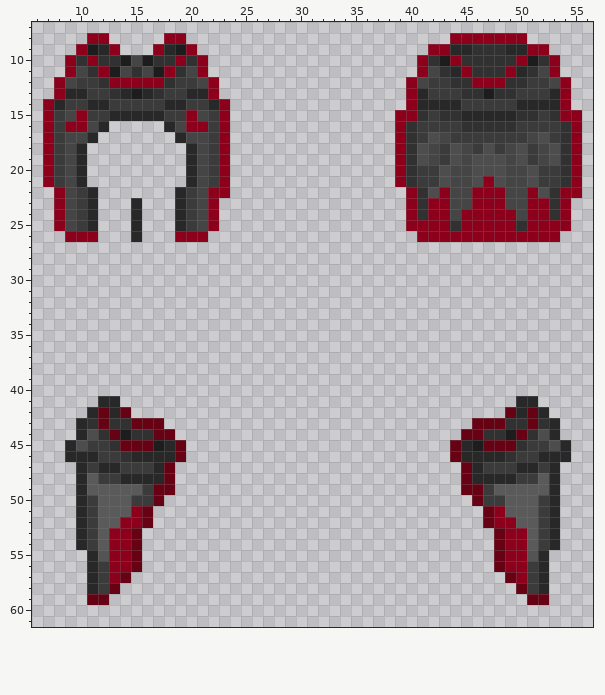
Pixel-art sprite -- Resources/Textures/Clothing/Neck/Cloaks/hos.rsi/equipped-NECK.png. The picture above is the old version.
The file is 64x64 pixels. Colours within 5 levels of each other are drawn and written as one. Shown: x 6..56, y 7..61.
New version:
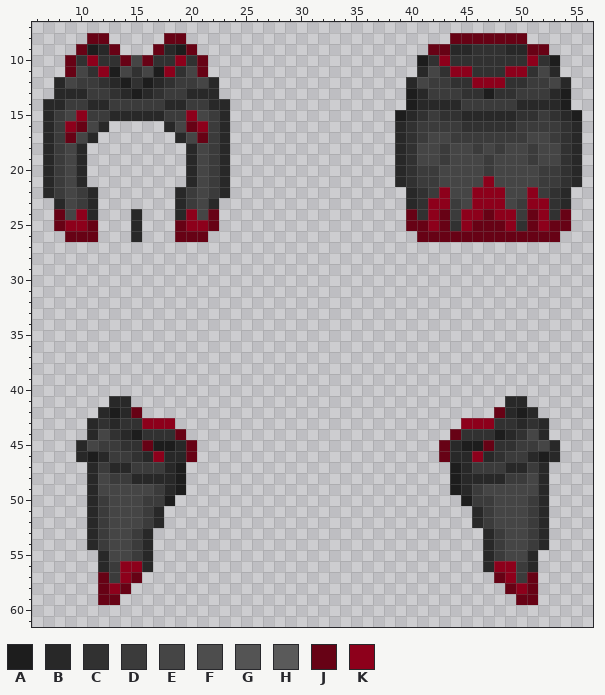
Palette (. is transparent): A #1d1d1d  B #282828  C #313131  D #3b3b3b  E #454545  F #4d4d4d  G #545454  H #5a5a5a  J #670215  K #8d001b
Diff:
Changed rows in their new state; - is an unchanged pixel.
first column x 7:
 8 ----JJ-----JJ------------------------JJJJJJJ-----
 9 ---J--J---J--J---------------------JJ-------JJ---
10 --J----J-J----J-------------------A-KC-----CK-A--
11 --J-----------J-------------------B--K-----K--B--
12 -B----BACAB----B-----------------B-------------B-
13 -B-------------B-----------------A-------------A-
14 B---------------B----------------A-------------A-
15 B---------------B---------------AB-------------BA
16 B--J---------J--B---------------B---------------B
17 B-J-----------J-B---------------B--E---------E--B
18 B---------------B---------------B-E--E--E--E--E-B
19 B---------------B---------------B-E--E-EDE-E--E-B
20 B---------------B---------------B---E--EDE--E---B
21 B---------------B---------------B---E--E-E--E---B
22 BD-------------DB----------------B-D---------D-B.
23 -B------.------B-----------------B---D-----D---B-
24 -J-K---------K-J-----------------J--JD--J--DJ--J-
25 -JKKJ-------JKKJ-----------------JJ-J--JJJ--J-JJ-
26 --JJJ-------JJJ-------------------JJJJJJJJJJJJJ--
first column x 9:
41 ---.-B----------------------------------B-.---
42 --.BABJ--------------------------------JBAB.--
43 -.BCB-CKKK--------------------------KKKC-BCB.-
44 -.BECBA-CCJ------------------------JCC-ABCEB.-
45 .BE-DCC--ABJ----------------------JBA--CCD-EB.
46 .-AB-DC-K-BJ----------------------JB-K-CD-BA-.
47 -.BD-B--DBA------------------------ABD--B-DB.-
48 -.BE-D---BA------------------------AB---D-EB.-
49 -.BEEEEEDBA------------------------ABDEEEEEB.-
50 -.BDEEE-DA--------------------------AD-EEEDB.-
51 -.BDEEEDB----------------------------BDEEEDB.-
52 -.BDEEEDB----------------------------BDEEEDB.-
53 -.BDEEDB------------------------------BDEEDB.-
54 -.BDEEDB------------------------------BDEEDB.-
55 --.BEEDB------------------------------BDEEB.--
56 --.BD-KB------------------------------BK-DB.--
57 --.JDKJ--------------------------------JKDJ.--
58 --.JKJ----------------------------------JKJ.--
59 --.-J------------------------------------J-.--
Where, in picture pixels (left, top, right, bottom), the same in both pictures:
changed: (43, 33, 230, 242)
changed: (395, 33, 582, 242)
changed: (65, 396, 197, 605)
changed: (439, 396, 571, 605)
